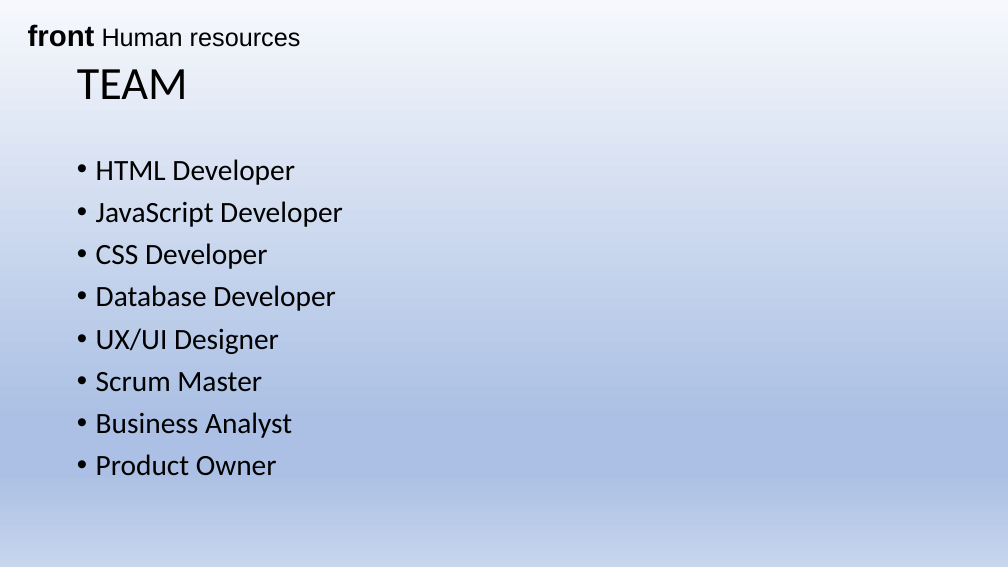
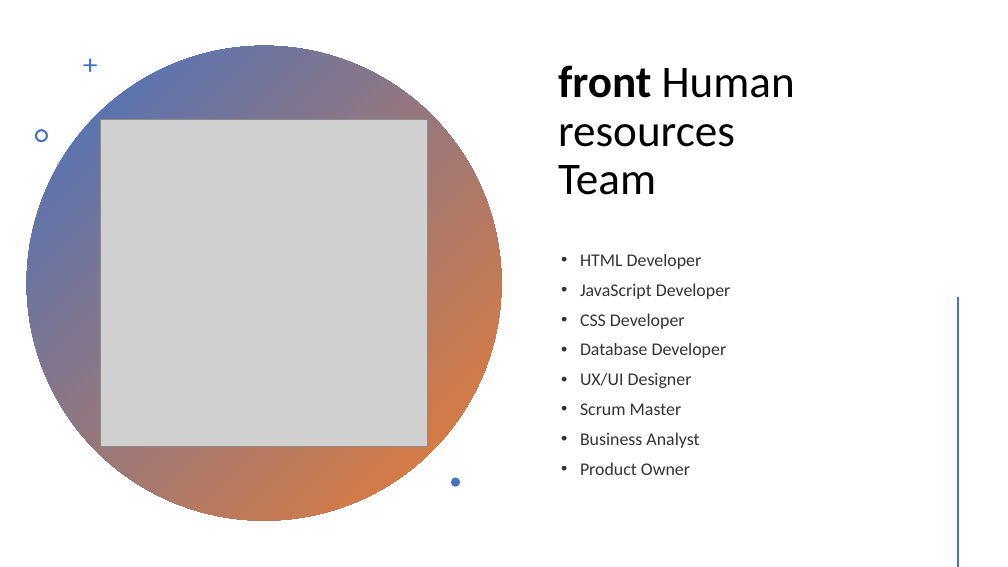
Before and after one commit to aleptra/front, a slide deck: slide 14 of _front.pptx. Drawn at 1008x567 pixels with LibreOffice and Linux fonts; fonts in the diff are those of the drawing; grey boxes stand for pictures. Boxes give left, top, right and bottom in pixels: in the first picture for what was removed or moved away, otherwise in the second. Text is boxed around its words. In the diff, an @@ line names an element or a change of style, - is before the commit and + after.

```diff
--- a/_front.pptx
+++ b/_front.pptx
@@ background gradient #F6F8FC to #ABC0E4 to #C7D5ED to #FFFFFF @@
@@ ellipse added at <box>26,46,501,521</box>, fill gradient #4472C4 to #ED7D31 @@
@@ freeform shape added at <box>83,58,98,73</box>, fill #4472C4 @@
@@ text "front Human resources Team" at <box>558,65,795,195</box>: vertical alignment top to bottom @@
@@ title removed at <box>77,69,188,99</box> @@
-TEAM
@@ text at <box>558,65,795,195</box>: text changed; size 24 to 43 pt; font Arial to Calibri @@
-front Human resources
+front Human resources
+Team
@@ picture added at <box>101,119,427,446</box> @@
@@ freeform shape added at <box>35,129,48,142</box>, fill #4472C4 @@
@@ text "HTML Developer": place and size @@
-text "HTML Developer" at <box>96,159,343,476</box>
+text "HTML Developer" at <box>580,254,731,475</box>
@@ text "HTML Developer" at <box>580,254,731,475</box>: size 28 to 17 pt, text colour #000000 to #000000 at 80% opacity @@
@@ line added from (958, 299) to (958, 566), #ED7D31 2 pt @@
@@ freeform shape added at <box>451,478,460,487</box>, fill #4472C4 @@
```
Also in this commit, not shown: 1 other slide changed, 1 slide added.
